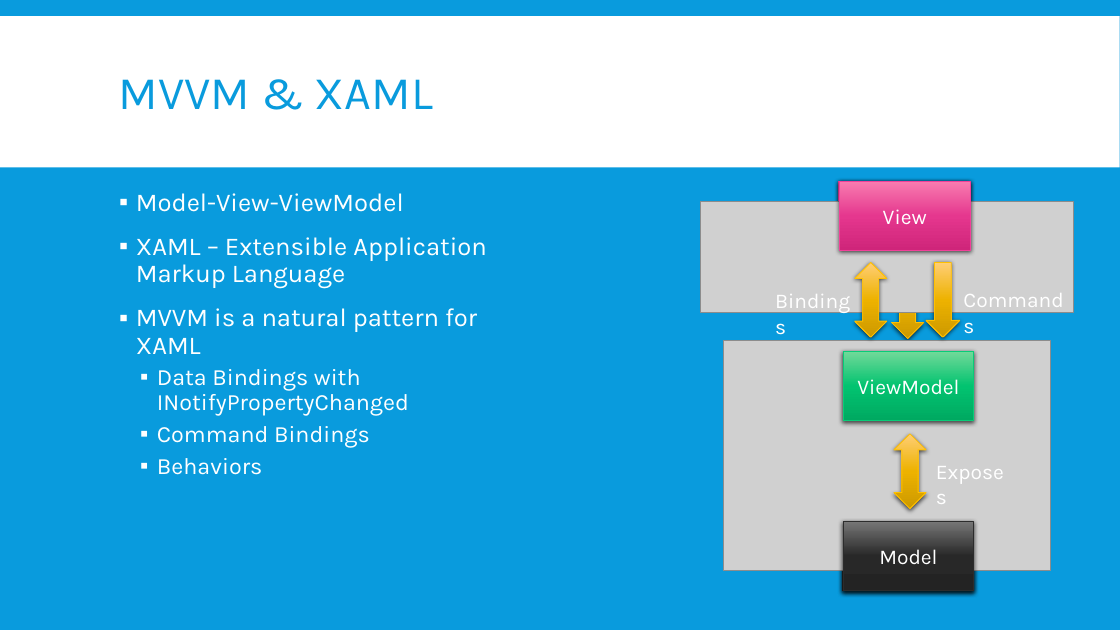
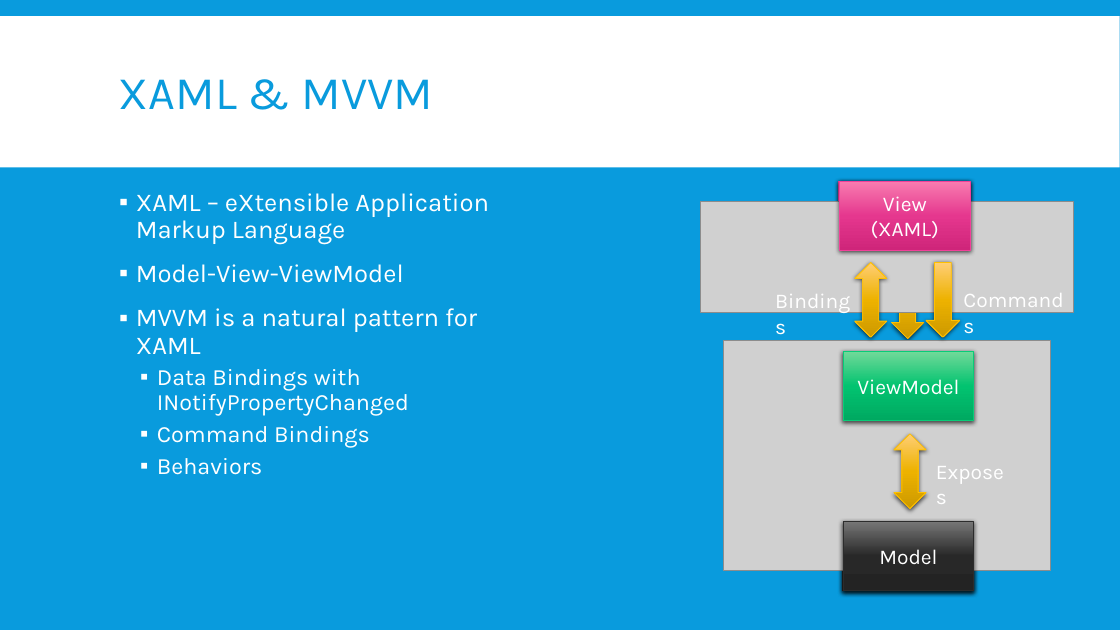
Before and after one commit to kimsk/NashDotNet, a slide deck: slide 5 of WinRT and Caliburn.Micro.pptx. Drawn at 1120x630 pixels with LibreOffice and Linux fonts; fonts in the diff are those of the drawing; grey boxes stand for pictures; background and template pictures are left out. Boxes give left, top, right and bottom in pixels: in the first picture for what was removed or moved away, otherwise in the second. Text is boxed around its words. In the diff, an @@ line names an element or a change of style, - is before the commit and + after.

Commit message:
Final PPTX

```diff
--- a/WinRT and Caliburn.Micro.pptx
+++ b/WinRT and Caliburn.Micro.pptx
@@ title at [119,79,433,109]: text changed @@
-MVVM & XAML
+XAML & MVVM
@@ text at [136,193,489,244]: paragraph added @@
+▪ XAML – eXtensible Application Markup Language
@@ text in rectangle at [871,204,939,238]: text changed @@
-View
+View (XAML)
@@ text at [136,237,487,288]: paragraph removed @@
-▪ XAML – Extensible Application Markup Language
```
Also in this commit, not shown: 4 other slides changed.
